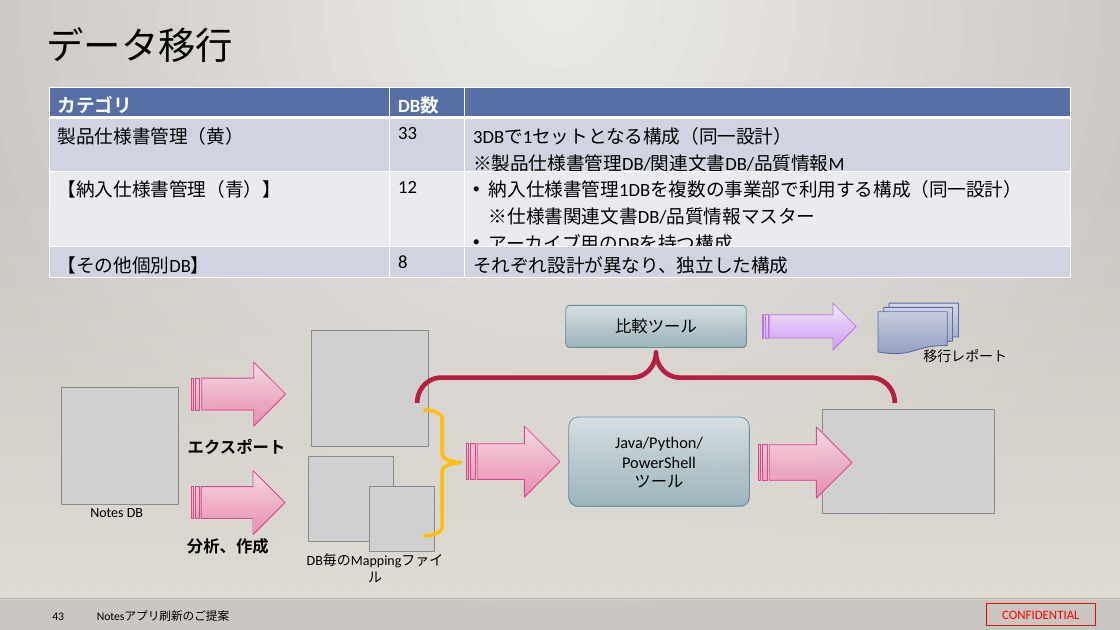
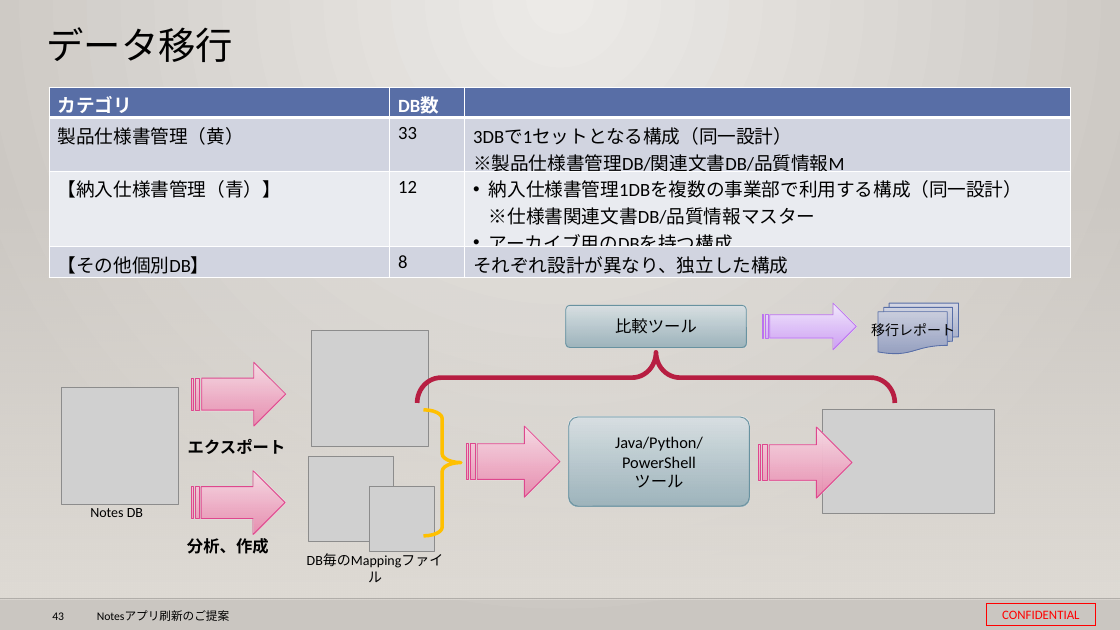
Before and after one commit to 0494938/Notes--CMS-Online, a slide deck: slide 43 of Notesアプリ刷新プロジェクト提案見積もり.pptx. Drawn at 1120x630 pixels with LibreOffice and Linux fonts; fonts in the diff are those of the drawing; grey boxes stand for pictures; background and template pictures are left out. Boxes give left, top, right and bottom in pixels: in the first picture for what was removed or moved away, otherwise in the second. Text is boxed around its words. In the diff, an @@ line names an element or a change of style, - is before the commit and + after.

```diff
--- a/Notesアプリ刷新プロジェクト提案見積もり.pptx
+++ b/Notesアプリ刷新プロジェクト提案見積もり.pptx
@@ text "移行レポート" rewrapped from bbox=[923, 348, 1007, 362] to bbox=[871, 321, 955, 339] @@
```
Also in this commit, not shown: 1 other file.
